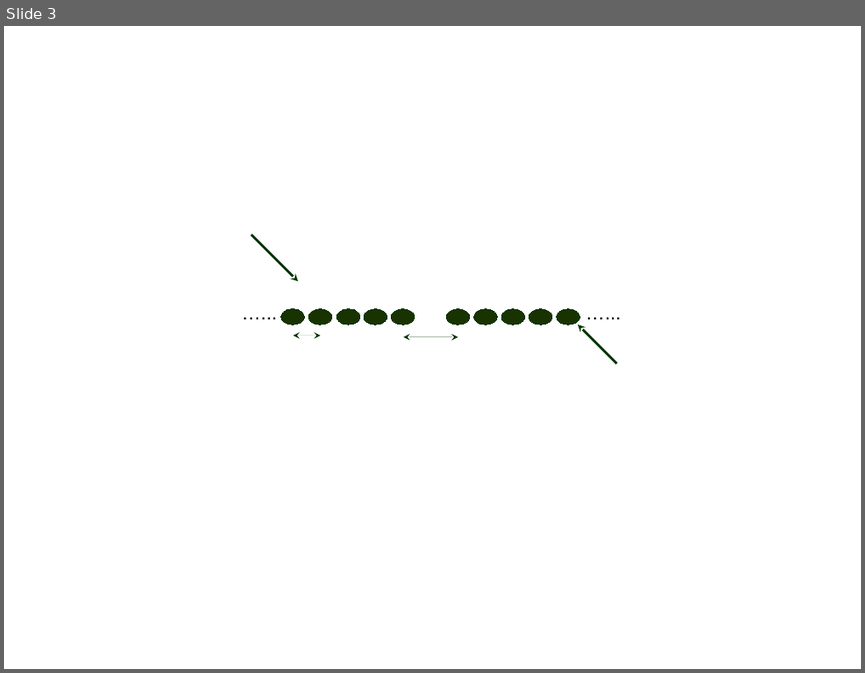
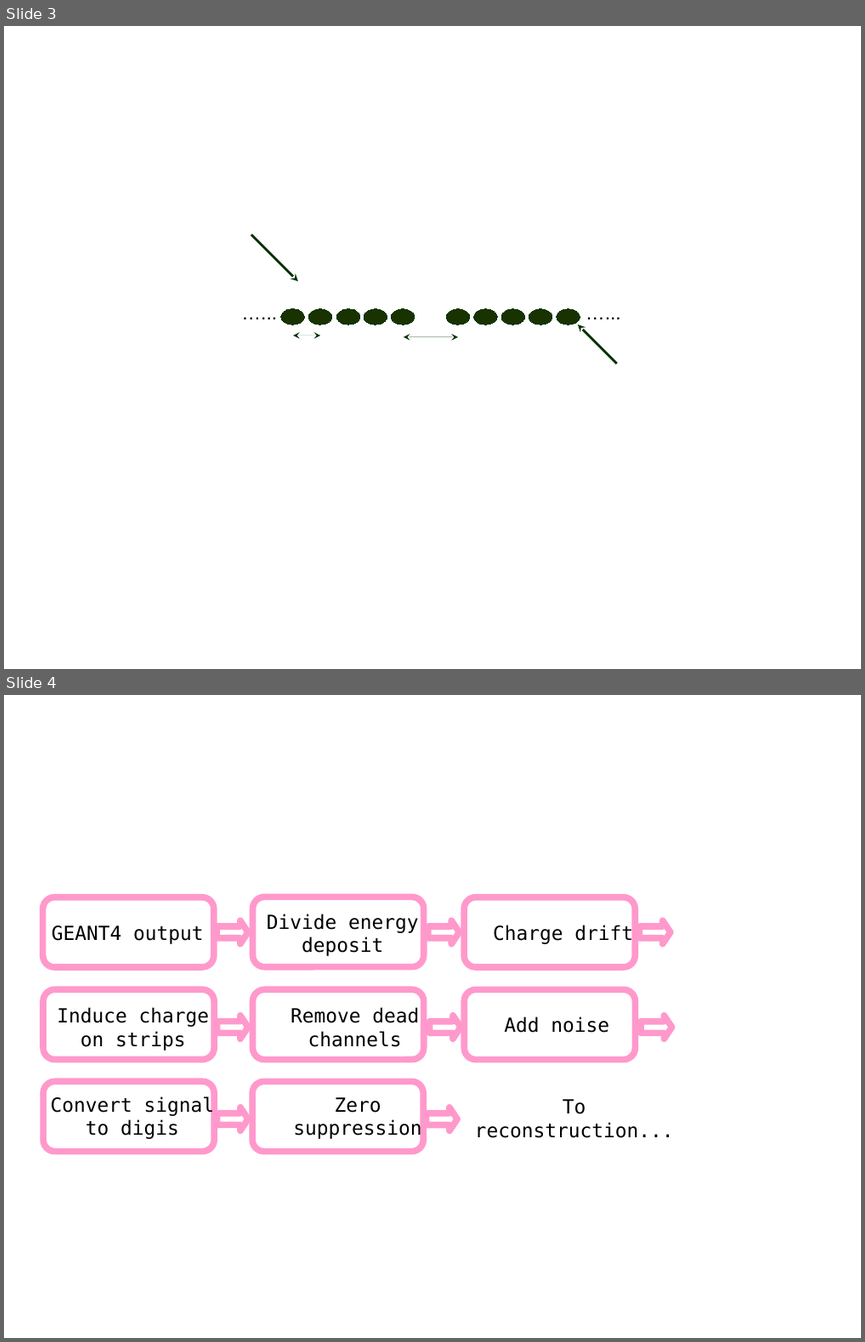
Before and after one commit to mjansova/thesis, a slide deck: template/figures/drawings.odp. Shown one above the other, each under a label of ours: slide 3 before the commit, slides 3 and 4 after it. The pictures are 865x673 and 865x1342 pixels, drawn with LibreOffice and Linux fonts; fonts in the diff are those of the drawing; background and template pictures are left out. Boxes give left, top, right and bottom in pixels: in the first picture for what was removed or moved away, otherwise in the second. Text is boxed around its words. In the diff, an @@ line names an element or a change of style, - is before the commit and + after.

```diff
--- a/template/figures/drawings.odp
+++ b/template/figures/drawings.odp
@@ slide 4 added at (4, 695, 861, 1338), background #FFFFFF @@
@@ rounded rectangle added at (43, 897, 214, 967), outline #FF99CC 6.01 pt @@
@@ rounded rectangle added at (253, 897, 424, 967), outline #FF99CC 6.01 pt @@
@@ rounded rectangle added at (465, 897, 636, 967), outline #FF99CC 6.01 pt @@
@@ down arrow added at (217, 920, 248, 944), outline #FF99CC 6.01 pt @@
@@ text added at (267, 913, 419, 956), 18 pt, text #000000 @@
+Divide energy deposit
@@ down arrow added at (428, 920, 460, 944), outline #FF99CC 6.01 pt @@
@@ text added at (493, 924, 633, 945), 18 pt, text #000000 @@
+Charge drift
@@ down arrow added at (639, 920, 670, 944), outline #FF99CC 6.01 pt @@
@@ text added at (52, 925, 204, 944), 18 pt, text #000000 @@
+GEANT4 output
@@ rounded rectangle added at (43, 990, 214, 1060), outline #FF99CC 6.01 pt @@
@@ rounded rectangle added at (253, 990, 424, 1060), outline #FF99CC 6.01 pt @@
@@ rounded rectangle added at (465, 990, 636, 1060), outline #FF99CC 6.01 pt @@
@@ text added at (57, 1007, 210, 1050), 18 pt, text #000000 @@
+Induce charge on strips
@@ down arrow added at (217, 1015, 248, 1038), outline #FF99CC 6.01 pt @@
@@ text added at (290, 1007, 419, 1047), 18 pt, text #000000 @@
+Remove dead channels
@@ down arrow added at (429, 1015, 460, 1038), outline #FF99CC 6.01 pt @@
@@ text added at (504, 1016, 609, 1032), 18 pt, text #000000 @@
+Add noise
@@ down arrow added at (641, 1015, 672, 1038), outline #FF99CC 6.01 pt @@
@@ rounded rectangle added at (43, 1082, 214, 1151), outline #FF99CC 6.01 pt @@
@@ text added at (51, 1095, 215, 1139), 18 pt, text #000000 @@
+Convert signal to digis
@@ rounded rectangle added at (253, 1082, 424, 1151), outline #FF99CC 6.01 pt @@
@@ text added at (293, 1097, 421, 1140), 18 pt, text #000000 @@
+Zero suppression
@@ text added at (475, 1099, 674, 1138), 18 pt, text #000000 @@
+To reconstruction...
@@ down arrow added at (217, 1107, 248, 1130), outline #FF99CC 6.01 pt @@
@@ down arrow added at (426, 1107, 457, 1130), outline #FF99CC 6.01 pt @@
```
Also in this commit, not shown: 5 other files.
